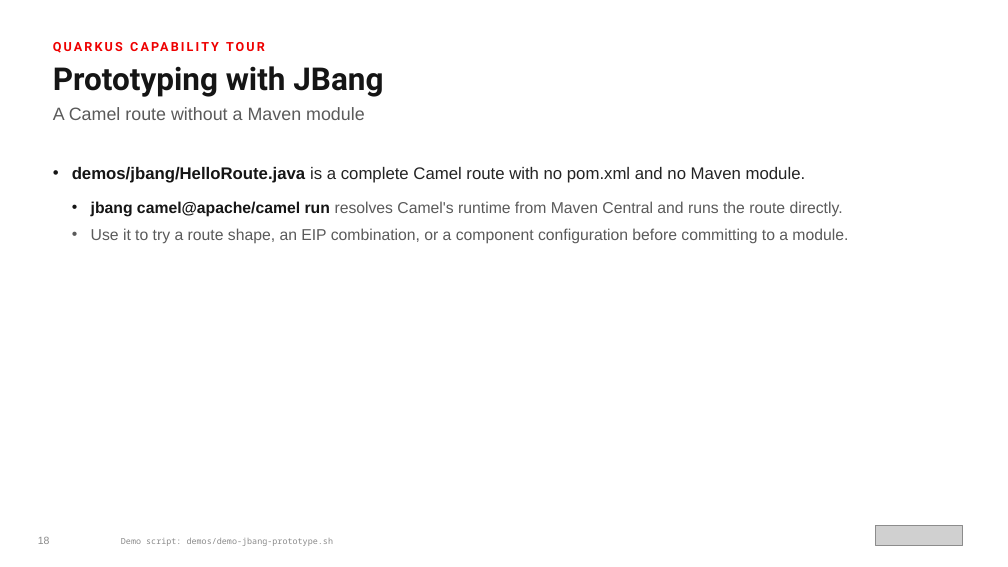
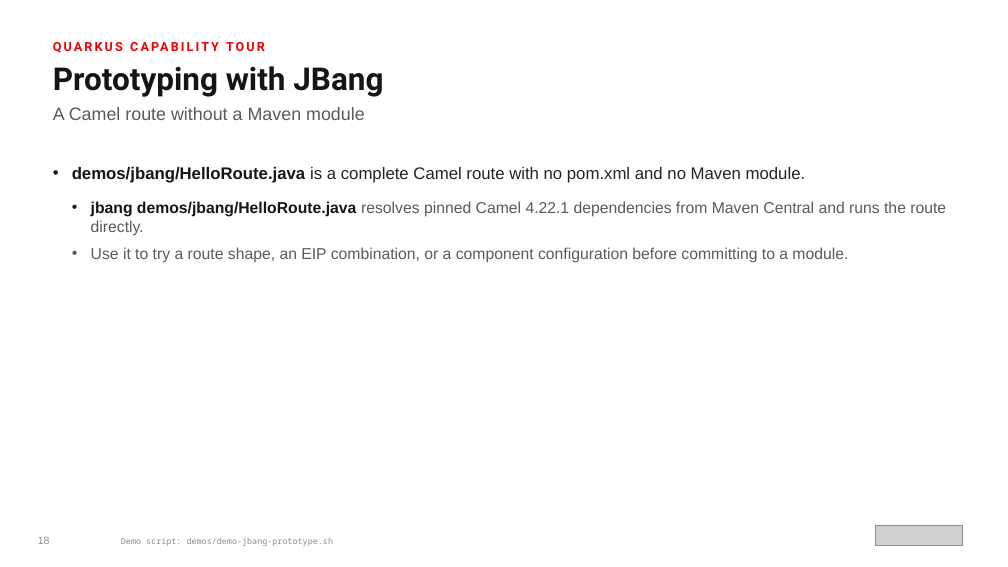
Before and after one commit to patterncatalyst/datamesh-reference-arch-quarkus, a slide deck: slide 19 of presentation/datamesh-201/Datamesh-201-Quarkus-r1.1.pptx. Drawn at 1008x567 pixels with LibreOffice and Linux fonts; fonts in the diff are those of the drawing; grey boxes stand for pictures. Boxes give left, top, right and bottom in pixels: in the first picture for what was removed or moved away, otherwise in the second. Text is boxed around its words. In the diff, an @@ line names an element or a change of style, - is before the commit and + after.

Commit message:
feat(demo): per-demo presenter pacing in walkthrough.sh; run the JBang Camel demo from pinned Maven Central deps (#35)

```diff
--- a/presentation/datamesh-201/Datamesh-201-Quarkus-r1.1.pptx
+++ b/presentation/datamesh-201/Datamesh-201-Quarkus-r1.1.pptx
@@ text at (91, 201, 946, 235): text changed @@
-  • jbang camel@apache/camel run resolves Camel's runtime from Maven Central and runs the route directly.
+  • jbang demos/jbang/HelloRoute.java resolves pinned Camel 4.22.1 dependencies from Maven Central and runs the route directly.
```
Also in this commit, not shown: 9 other files.
